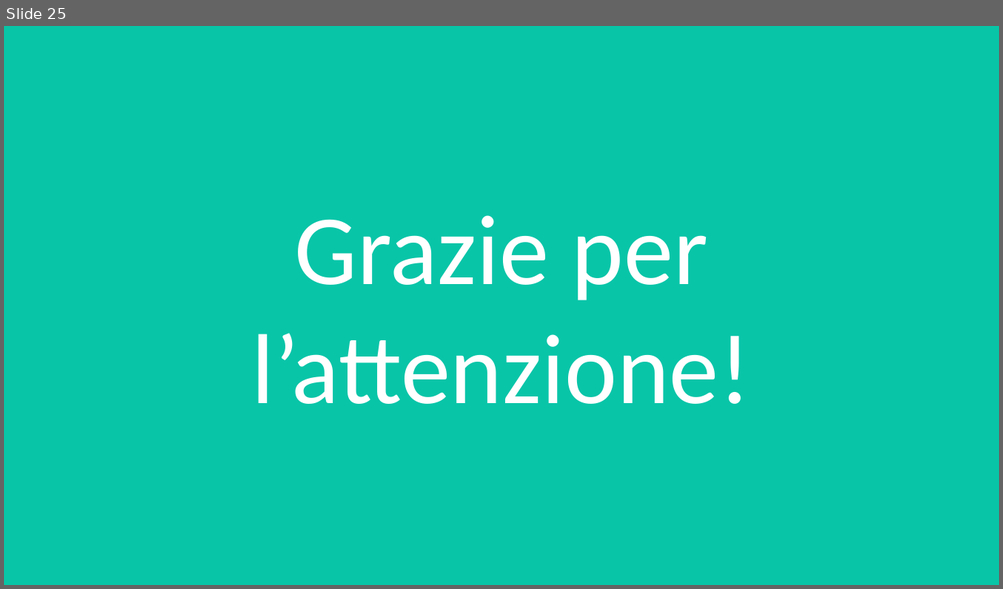
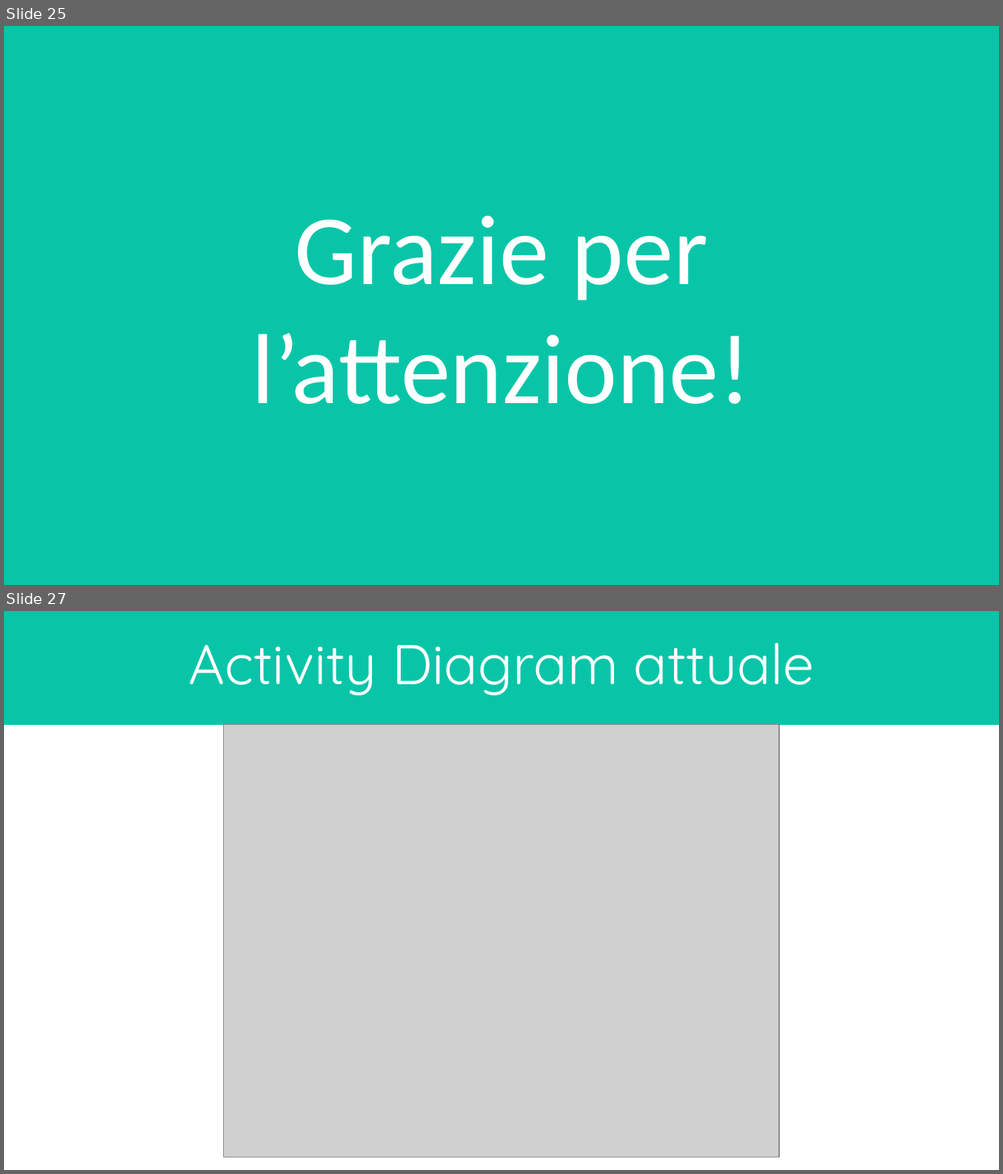
Before and after one commit to lorycris99/Team-HILO, a slide deck: Presentazione_RAD-SDD.pptx. Shown one above the other, each under a label of ours: slide 25 before the commit, slides 25 and 27 after it; the slides between them are not shown. The pictures are 1003x589 and 1003x1174 pixels, drawn with LibreOffice and Linux fonts; fonts in the diff are those of the drawing; grey boxes stand for pictures. Boxes give left, top, right and bottom in pixels: in the first picture for what was removed or moved away, otherwise in the second. Text is boxed around its words. In the diff, an @@ line names an element or a change of style, - is before the commit and + after.

```diff
--- a/Presentazione_RAD-SDD.pptx
+++ b/Presentazione_RAD-SDD.pptx
@@ slide 27 added at (x1=4, y1=611, x2=999, y2=1170), background #FFFFFF @@
@@ rectangle added at (x1=4, y1=611, x2=999, y2=725), fill #09C5A8, 54 pt, text #FFFFFF @@
+Activity Diagram attuale
@@ picture added at (x1=224, y1=725, x2=780, y2=1158) @@
```
Also in this commit, not shown: 2 other slides added.
